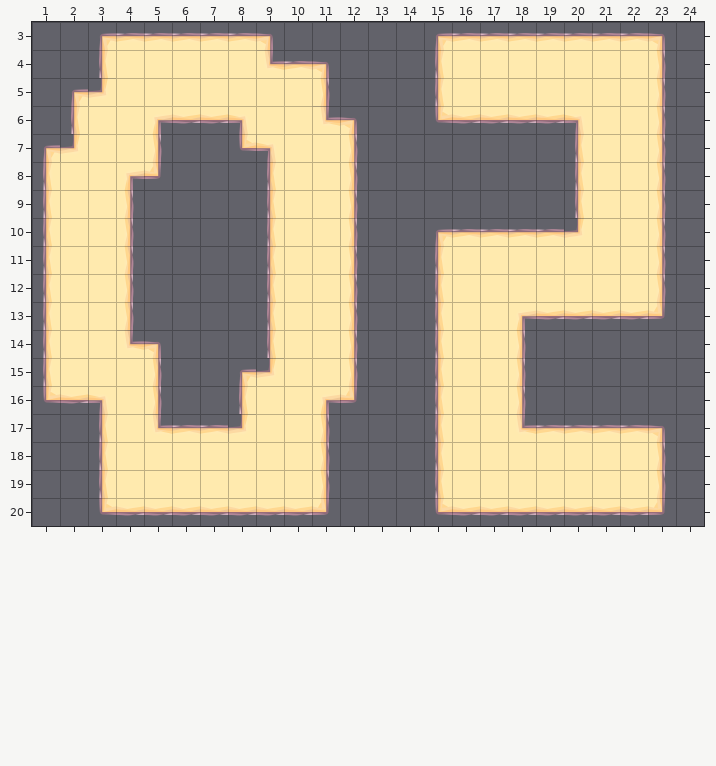
Two versions of a level (Tiled map, LibGDX/core/assets/Levels/level22.tmx). Above, as it was before the edit.
Cells are 128x128 px. Shown: x 1..24, y 3..20. The old version is drawn lined up with the new one.
Now the later version:
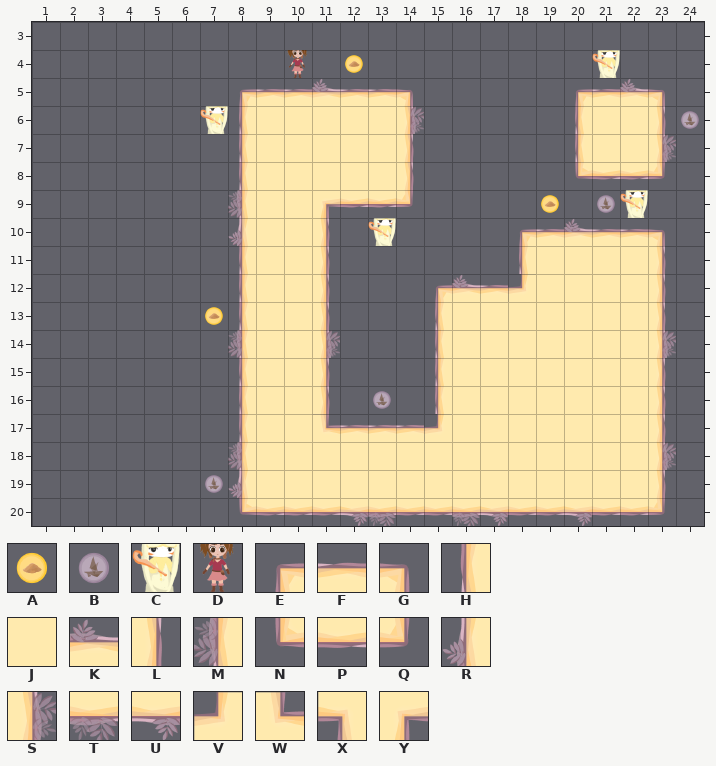
Key: from "newTile": A 66 "resource", B 67 "ship", C 68 "overmonster", D 69 "player"; from "tileset.V2": E 0, F 2, G 3, H 11, J 13, K 17, L 25, M 27, N 33, P 34, Q 36, R 38, S 41, T 50, U 51, V 55, W 56, X 66, Y 67.
_ is an empty cell, . an unchanged one.
Objects are placed by their top-left corner, in cells (3,4 is the top-left corner of cell 3,4); size is 1x1 cell unless given.
Edits made:
map size 30x30 -> 32x32 cells (old content now starts at -2,-2; both pictures use the new coordinates)
--- layer "Object"
@@ x 10..12 @@
- 4 _._
+ 4 D.A
@@ x 24..24 @@
- 6 _
+ 6 B
@@ x 19..21 @@
- 9 _._
+ 9 A.B
@@ x 7..7 @@
-13 _
+13 A
@@ x 13..13 @@
-16 _
+16 B
@@ x 7..7 @@
-19 _
+19 B
--- layer "Monster"
+C "4" at 21,4
+C "1" at 7,6
+C "3" at 22,9
+C "2" at 13,10
--- layer "Ground"
@@ x 1..23 @@
- 3 ..EFFFFFG.....EFFFFFFFG
- 4 ..HJJJJJWFG...HJJJJJJJL
- 5 .EVJJJJJJJL___HJJJJJJJL
- 6 .HJJYPPX..WG__NPPPPX...
- 7 EVJJL..NX..L__........L
- 8 HJJYQ.._H..L__.....HJJL
- 9 HJJL..._H.JL__.....HJJL
-10 HJJL..._H.JL..EFFF.VJJL
-11 HJJL..._H.JL..HJJJ.....
-12 HJJL..._H.JL..HJJJ.....
-13 HJJL..._H.JL.....YPPPPQ
-14 HJJWG.._H.JL.....L_____
-15 HJJJL..EV.JL.....L_____
-16 NPXJL.....YQ.....L_____
-17 ..HJWFFV..L___H..WFFFFG
-18 ..HJJJJJ..L___H.......L
-19 ..HJJJJJ..L___H........
-20 ..NPPPPP..Q___NPP..P...
+ 3 .._______....._________
+ 4 .._________..._________
+ 5 .______EFFKFFG_____EFKG
+ 6 .______H..JJJS_____H...
+ 7 _____..HJ..JJL........S
+ 8 _____..HJ..JJL.....NPPQ
+ 9 ____...MJ.YPPQ.....____
+10 ____...RJ.L_..___E.KFFG
+11 ____...HJ.L_..___H.....
+12 ____...HJ.L_..EKFV.....
+13 ____...HJ.L_.....JJJJJL
+14 _____..MJ.S_.....JJJJJS
+15 _____..HJ.L_.....JJJJJL
+16 _____.....L_.....JJJJJL
+17 .._____H..WFFFV..JJJJJL
+18 .._____M..JJJJJ.......S
+19 .._____R..JJJJJ........
+20 .._____N..PUTPPTU..U...
Where, in picture pixels (left, top, right, bottom), the same in both pictures:
changed: (43, 33, 699, 526)
